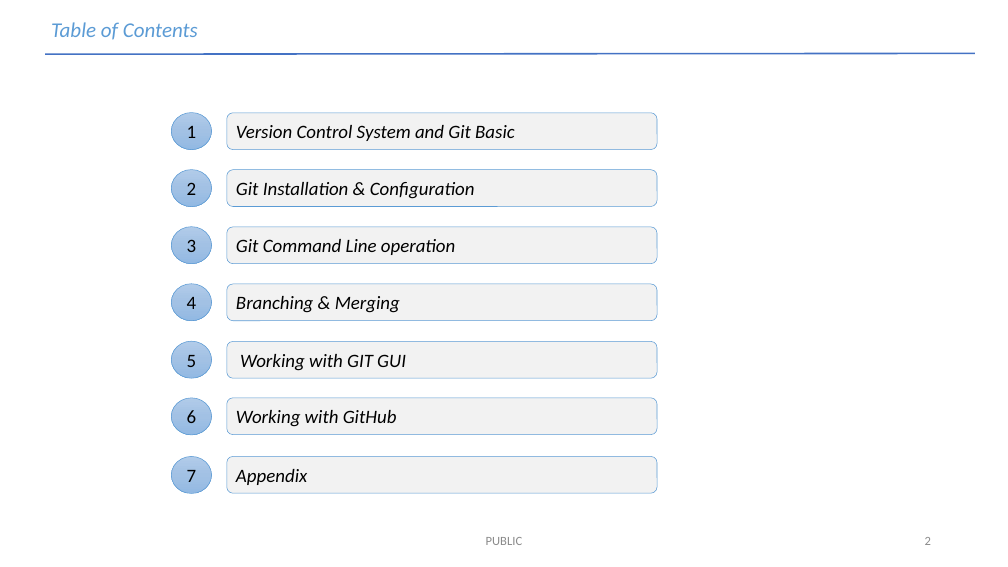
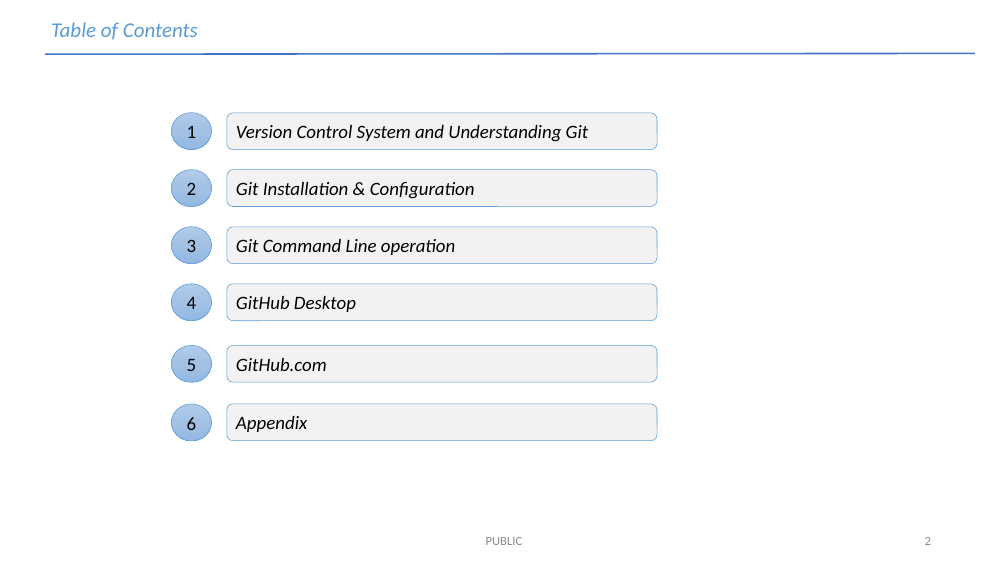
Before and after one commit to rakesh100282/Git-1, a slide deck: slide 2 of Git-V 0.1.pptx. Drawn at 1008x567 pixels with LibreOffice and Linux fonts; fonts in the diff are those of the drawing. Boxes give left, top, right and bottom in pixels: in the first picture for what was removed or moved away, otherwise in the second. Text is boxed around its words. In the diff, an @@ line names an element or a change of style, - is before the commit and + after.

Commit message:
Included Github Desktop slides

```diff
--- a/Git-V 0.1.pptx
+++ b/Git-V 0.1.pptx
@@ text in rounded rectangle at [236, 125, 589, 142]: text changed @@
-Version Control System and Git Basic
+Version Control System and Understanding Git
@@ text in rounded rectangle at [236, 296, 356, 312]: text changed @@
-Branching & Merging
+GitHub Desktop
@@ ellipse "5": place and size @@
-ellipse "5" at [172, 341, 212, 378]
+ellipse "5" at [172, 346, 212, 383]
@@ rounded rectangle "GitHub.com": place and size @@
-rounded rectangle "GitHub.com" at [227, 398, 657, 435]
+rounded rectangle "GitHub.com" at [227, 346, 657, 383]
@@ rounded rectangle removed at [227, 342, 657, 379] @@
-Working with GIT GUI
@@ text in rounded rectangle at [236, 358, 327, 371]: text changed @@
-Working with GitHub
+GitHub.com
@@ ellipse "6": place and size @@
-ellipse "6" at [172, 398, 212, 435]
+ellipse "6" at [172, 404, 212, 441]
@@ rounded rectangle "Appendix": place and size @@
-rounded rectangle "Appendix" at [227, 457, 657, 494]
+rounded rectangle "Appendix" at [227, 404, 657, 441]
@@ ellipse removed at [172, 457, 212, 494] @@
-7
```
Also in this commit, not shown: 7 other slides changed, 11 slides added, 1 slide removed.
